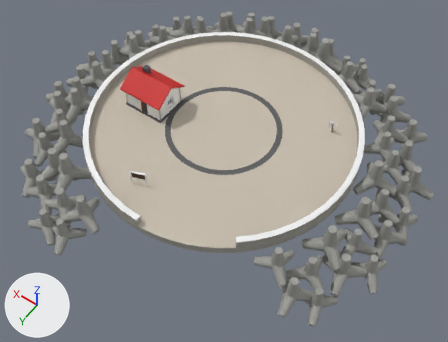
The FBX model DuelAcademyIsland/SourceAssets/Meshes/Locations/lighthouse/SM_Lighthouse_Platform.fbx as it was, and as the next commit left it.
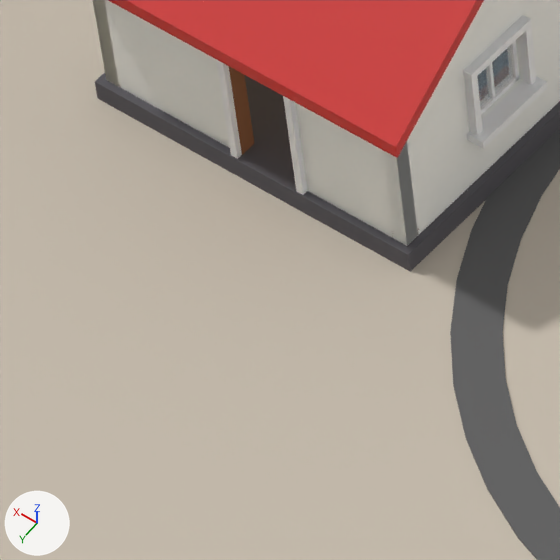
Old and new are each drawn whole from a 50 mm camera at (-25.57, 35.76, 49.0) aimed at (-1.73, 2.38, -3.45) and again close up on the part from 26% to 39% of the width and 27% to 45% of the height. Arrows for +X, +Y and +Z are at lower left; the lights stay in place. The last two pictures show the newer version. Vertices at exactly the same position are counted once.

Script lines for the objects in view, before the commit:
```python
me_sm_lighthouse_platform = bpy.data.meshes.new('SM_Lighthouse_Platform')
me_sm_lighthouse_platform.from_pydata(...)  # 9002 vertices, 6580 faces; spans x -21.6..22.6, y -22.5..20.3, z -4.7..4.2
me_sm_lighthouse_platform.materials.append(mat_m_harborconcrete)  # grey #a8a69e
me_sm_lighthouse_platform.materials.append(mat_m_paving)  # light grey #c7bdad
me_sm_lighthouse_platform.materials.append(mat_m_darkconcrete)  # dark grey #616161
me_sm_lighthouse_platform.materials.append(mat_m_windowframe)  # white #f2f2f2
me_sm_lighthouse_platform.materials.append(mat_m_concrete)  # grey #9e9e99
me_sm_lighthouse_platform.materials.append(mat_m_oldstone)  # dark grey #5c595e
me_sm_lighthouse_platform.materials.append(mat_m_lighthousewhite)  # white #f5f5f0
me_sm_lighthouse_platform.materials.append(mat_m_intplastercream)  # beige #f7e8c7, glowing beige #f7e8c7
me_sm_lighthouse_platform.materials.append(mat_m_intglassclear)  # blue #b3d9f2
me_sm_lighthouse_platform.materials.append(mat_m_inttrimwood)  # brown #734729
me_sm_lighthouse_platform.materials.append(mat_m_lighthousered)  # red #cc1914
me_sm_lighthouse_platform.materials.append(mat_m_intceilingwood)  # orange #c79966
me_sm_lighthouse_platform.materials.append(mat_m_pierwood)  # brown #73573d
me_sm_lighthouse_platform.materials.append(mat_m_lifeboatorange)  # orange #fa7314
me_sm_lighthouse_platform.materials.append(mat_m_darkwood)  # brown #4c331f
ob_sm_lighthouse_platform = bpy.data.objects.new('SM_Lighthouse_Platform', me_sm_lighthouse_platform)
ob_sm_lighthouse_platform.location = (0.0, 0.0, 0.0)
```
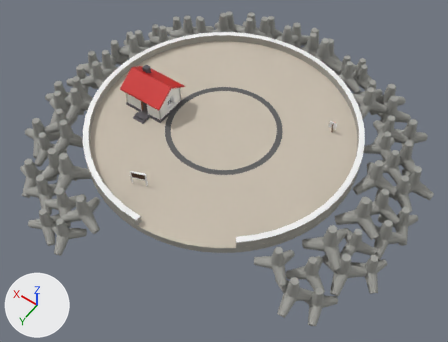
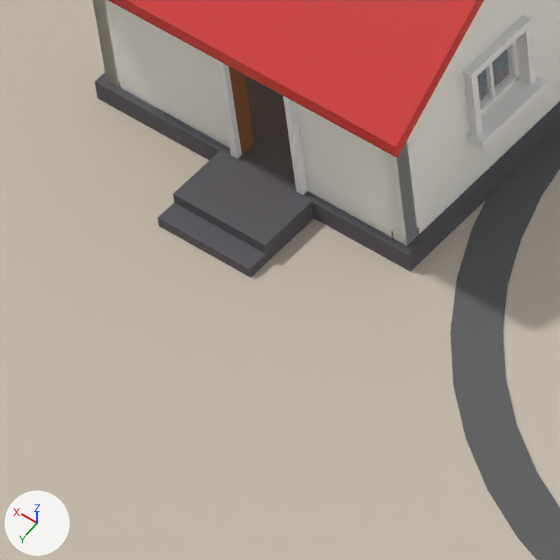
Pixel boxes [x1, y1, x2, y2] of what changed, in the close-ups (560 x 560 px):
part 1 of me_sm_lighthouse_platform, added
    after: [158, 151, 314, 278]

The change, as a diff of the scene's bpy script:
```diff
--- a/DuelAcademyIsland/SourceAssets/Meshes/Locations/lighthouse/SM_Lighthouse_Platform.fbx.py
+++ b/DuelAcademyIsland/SourceAssets/Meshes/Locations/lighthouse/SM_Lighthouse_Platform.fbx.py
@@ me_sm_lighthouse_platform @@
 # used by ob_sm_lighthouse_platform; location = (0.0, 0.0, 0.0)
-me_sm_lighthouse_platform.from_pydata(...)  # 9002 vertices, 6580 faces; spans x -21.6..22.6, y -22.5..20.3, z -4.7..4.2
+me_sm_lighthouse_platform.from_pydata(...)  # 9016 vertices, 6590 faces; spans x -21.6..22.6, y -22.5..20.3, z -4.7..4.2
+# me_sm_lighthouse_platform part 1: a new loose piece of 14 vertices spanning x 7.3..8.8, y 3.3..4.4, z 0.0..0.3, in mat_m_oldstone (dark grey #5c595e)
+# other edits to the shape of me_sm_lighthouse_platform do not show in these pictures
 me_sm_lighthouse_platform.materials.append(mat_m_harborconcrete)
```
